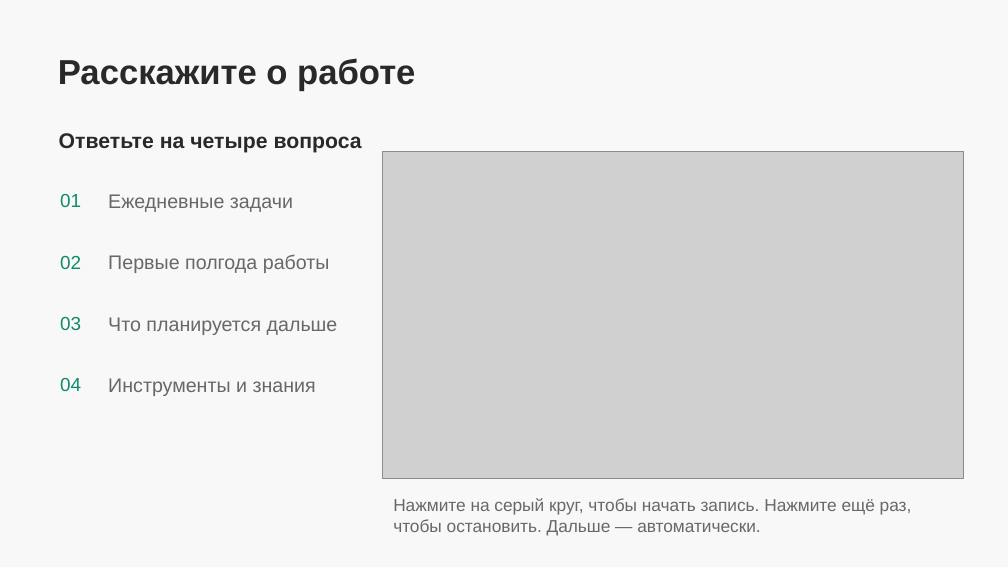
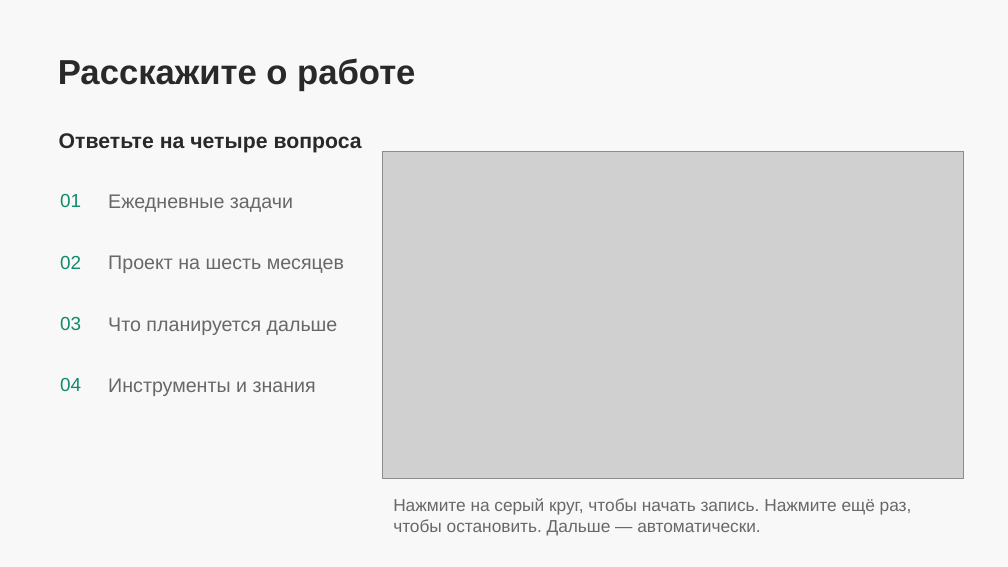
Before and after one commit to deidarkt/vacancy-voice, a slide deck: slide 2 of user-guide.pptx. Drawn at 1008x567 pixels with LibreOffice and Linux fonts; fonts in the diff are those of the drawing; grey boxes stand for pictures. Boxes give left, top, right and bottom in pixels: in the first picture for what was removed or moved away, otherwise in the second. Text is boxed around its words. In the diff, an @@ line names an element or a change of style, - is before the commit and + after.

```diff
--- a/user-guide.pptx
+++ b/user-guide.pptx
@@ text at (108, 255, 344, 273): text changed @@
-Первые полгода работы
+Проект на шесть месяцев
```
Also in this commit, not shown: 1 other slide changed, 11 other files.
